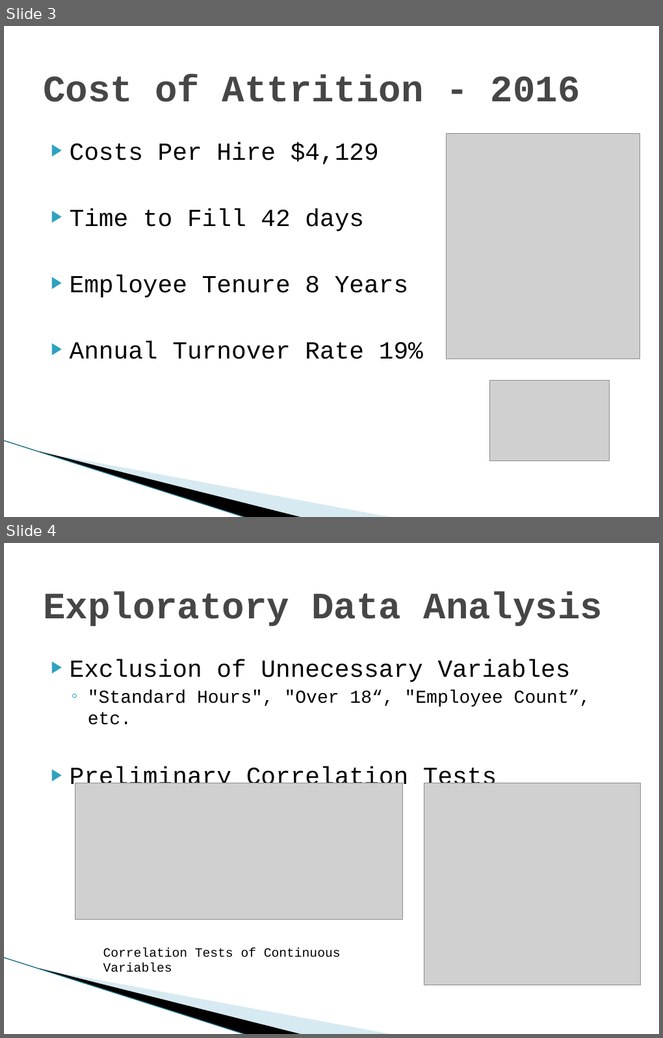
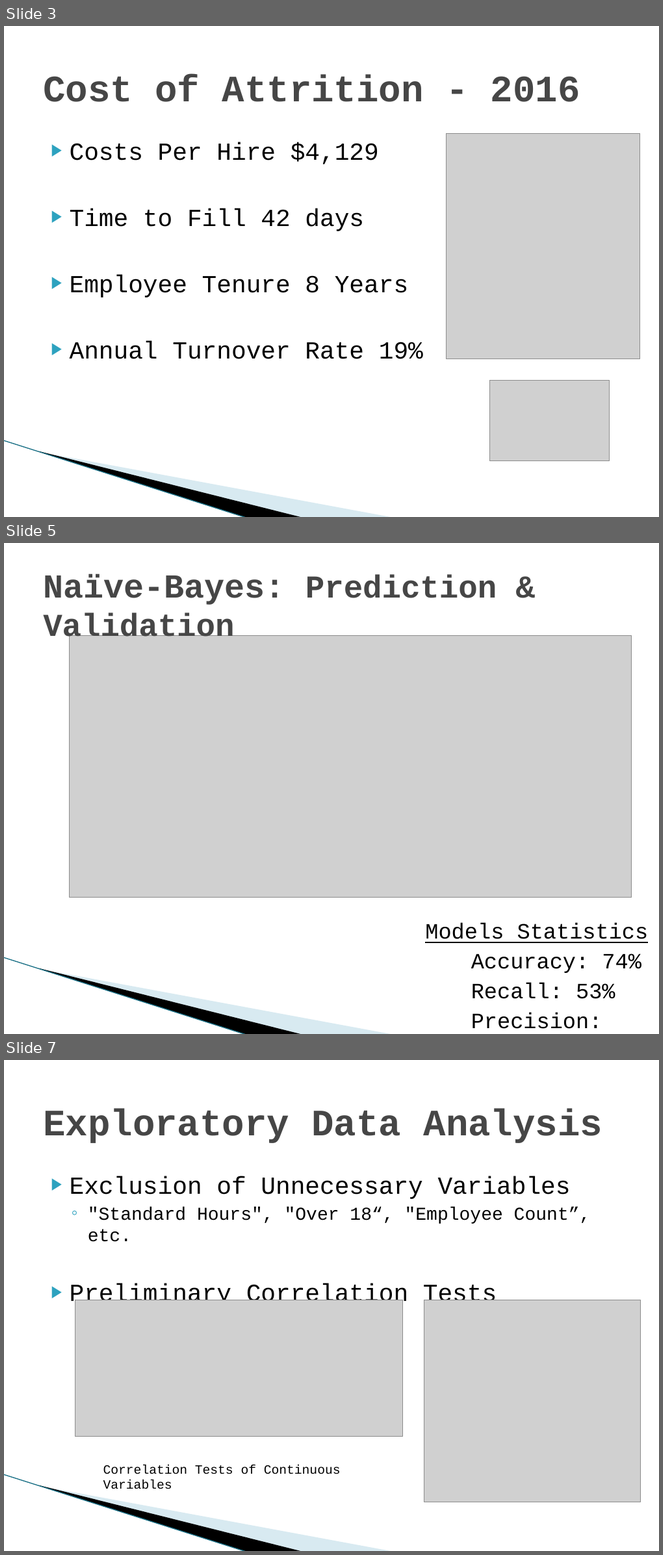
Before and after one commit to DataTex1/CaseStudy2, a slide deck: DDS Attrition Analysis.pptx. Shown one above the other, each under a label of ours: slides 3 and 4 before the commit, slides 3, 5 and 7 after it; the slides between them are not shown. The pictures are 663x1038 and 663x1555 pixels, drawn with LibreOffice and Linux fonts; fonts in the diff are those of the drawing; grey boxes stand for pictures; background and template pictures are left out. Boxes give left, top, right and bottom in pixels: in the first picture for what was removed or moved away, otherwise in the second. Text is boxed around its words. In the diff, an @@ line names an element or a change of style, - is before the commit and + after.

```diff
--- a/DDS Attrition Analysis.pptx
+++ b/DDS Attrition Analysis.pptx
@@ slide 5 added at [4, 543, 659, 1034], background #FFFFFF; not listed: 3 template elements that a slide beside it also shows @@
@@ title added at [43, 574, 497, 646], 35.1 pt, text #464646, bold @@
+Naïve-Bayes: Prediction & Validation
@@ picture added at [70, 636, 632, 898] @@
@@ text added at [425, 923, 649, 1029], 24 pt, text #000000 @@
+      Models Statistics
+Accuracy: 74%
+Recall: 53%
+Precision: 70%
@@ what was slide 4 is now slide 7 @@
```
Also in this commit, not shown: 3 slides changed, 3 other slides added, 2 slides removed.
